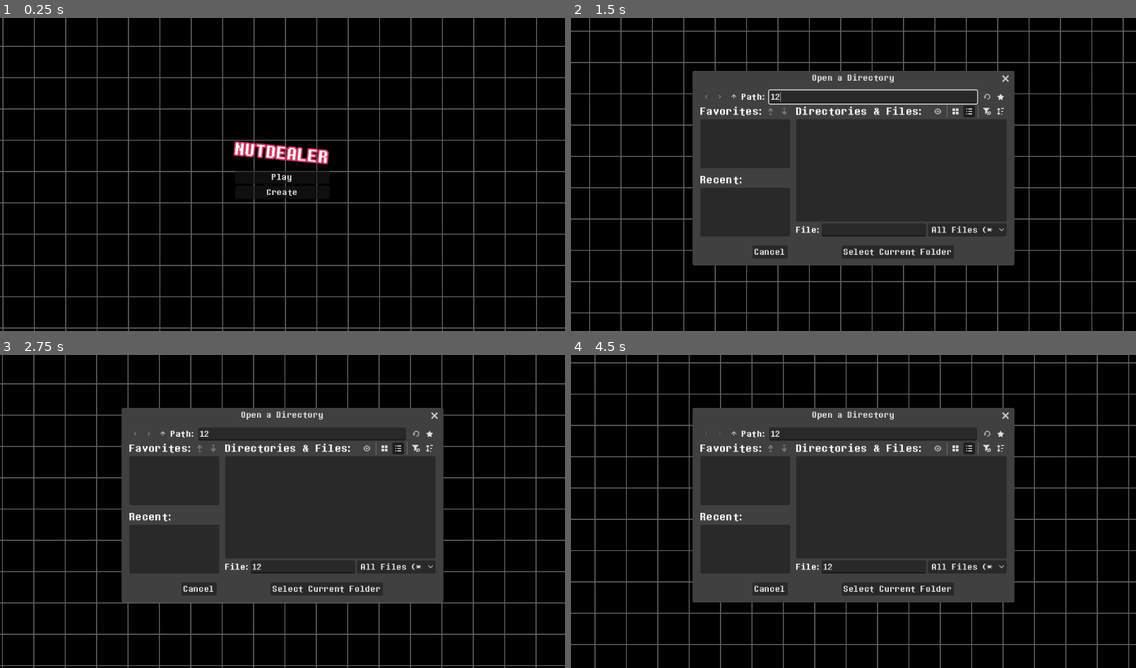
Above: before the commit, frames 1-4 (two rows, left to right).
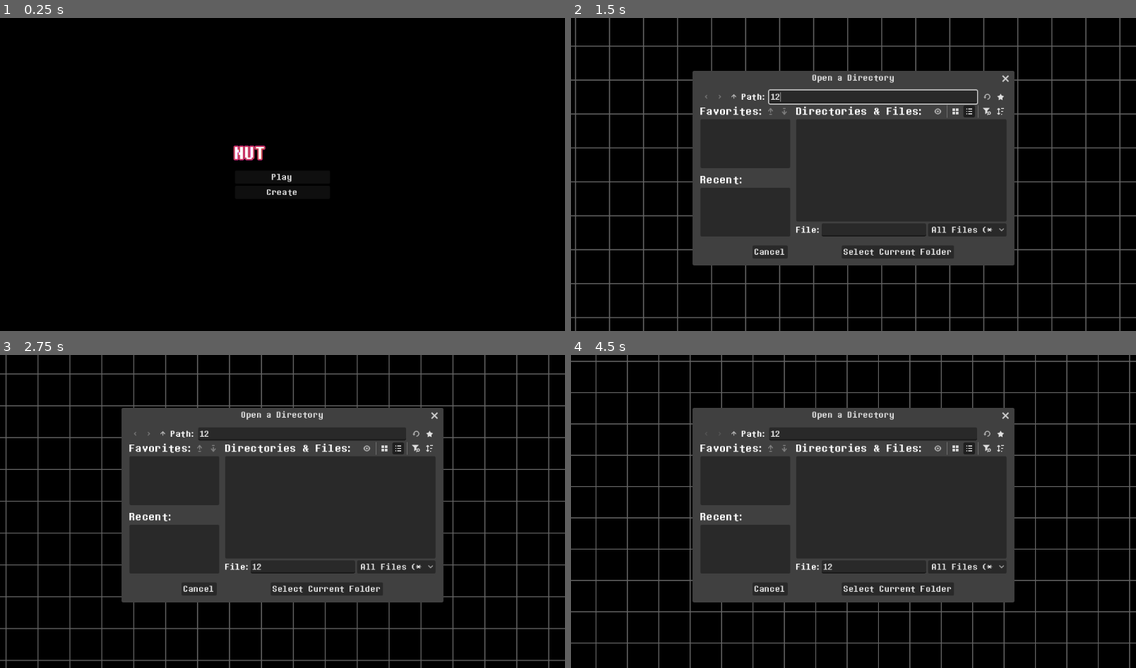
Above: after the commit, the same moments.

Repository: LunarTides/nutdealer
Game: Godot game, scene res://scenes/ui/main_menu.tscn
The game is run twice, just before and just after one commit, with the same random seed, the same clock (stepped at 60 frames per second) and the same inputs. The engine's default icon, where the game draws it, is replaced by a stand-in: a white triangle on a blue panel in a dark square.
Inputs (mouse positions are in pixels of both pictures, inside the frame that each line leads up to):
- Up to frame 1 (0.25 s): no input
- Up to frame 2 (1.5 s): click "Play" at 0.5 s; click (870, 96) at 1.27 s; type "12" at 1.35 s
- Up to frame 3 (2.75 s): click (305, 567) at 1.5 s; type "12" at 1.58 s; click "Play" at 2 s
- Up to frame 4 (4.5 s): click (717, 433) at 2.75 s; click (717, 433) at 3.5 s; click (734, 433) at 4.25 s

The runs differ from the first frame. In frame 1, 8.3% of the frame differs, in the area x 0-100%, y 0-100%; in frame 2, 10%; in frame 3, 10%; in frame 4, 9.2%.

Commit message:
Add opening animation to main menu

Diff:
--- a/scenes/ui/main_menu.gd
+++ b/scenes/ui/main_menu.gd
@@ -1,3 +1,4 @@
+@tool
 extends Control
 
 const CREATOR_DARK_WORLD_UI: PackedScene = preload("uid://cidw2jv7myp3u")
@@ -7,7 +8,15 @@
 
 @export_category("UI Nodes")
 @export var grid: TextureRect
+
+@export var idle_container: CenterContainer
 @export var title_label: Label
+@export var title_label_animation_player: AnimationPlayer
+@export var title_label_pulse: Label
+@export var title_label_pulse_animation_player: AnimationPlayer
+
+@export var intro_container: HBoxContainer
+
 
 var title_pulse_label: Label
 var old_grid_position: Vector2
@@ -16,10 +25,12 @@
 func _ready() -> void:
 	init_grid()
 
+	if not Engine.is_editor_hint():
+		idle_container.hide()
+
 
 # Called every frame. 'delta' is the elapsed time since the previous frame.
 func _process(delta: float) -> void:
-	title_label.offset_transform_rotation += 1 * delta
 	move_grid(delta)
 
 
@@ -43,8 +54,11 @@
 func init_grid() -> void:
 	# Move the grid a little left and make it a little bigger.
 	# This removes any gaps that would give away the illusion of an infinite plane.
-	grid.position += Vector2(-64 * grid_move_repeat_frequency, 0)
-	grid.size = Global.screen_size + Vector2(64 * 4, 64 * 4)
+	var screen_size: Vector2 = Vector2(1152, 640)
+	if not Engine.is_editor_hint():
+		screen_size = Global.screen_size
+
+	grid.size = screen_size + Vector2(64 * 4, 64 * 4)
 	old_grid_position = Vector2.ZERO
 
 func move_grid(delta: float) -> void:
@@ -54,3 +68,15 @@
 	# Move the grid to give an illusion that it's an infinite plane.
 	if grid.position.x >= 0:
 		grid.position = Vector2(-64 * grid_move_repeat_frequency, 0)
+
+
+func _on_animation_player_animation_finished(anim_name: StringName) -> void:
+	if Engine.is_editor_hint():
+		return
+
+	if anim_name == &"intro":
+		title_label_animation_player.play(&"title")
+		title_label_pulse_animation_player.play(&"title_pulse")
+
+		idle_container.show()
+		intro_container.queue_free()
--- a/scenes/ui/main_menu.tscn
+++ b/scenes/ui/main_menu.tscn
@@ -14,6 +14,7 @@
 stacked_outline_2/color = Color(0.79095536, 0.14700526, 0.4996215, 1)
 
 [sub_resource type="Animation" id="Animation_sl1te"]
+resource_name = "RESET"
 length = 0.001
 tracks/0/type = "bezier"
 tracks/0/imported = false
@@ -57,6 +58,17 @@
 tracks/3/keys = {
 "handle_modes": PackedInt32Array(0),
 "points": PackedFloat32Array(1, -0.25, 0, 0.25, 0),
+"times": PackedFloat32Array(0)
+}
+tracks/4/type = "bezier"
+tracks/4/imported = false
+tracks/4/enabled = true
+tracks/4/path = NodePath("../../..:grid_move_speed")
+tracks/4/interp = 1
+tracks/4/loop_wrap = true
+tracks/4/keys = {
+"handle_modes": PackedInt32Array(0),
+"points": PackedFloat32Array(25, -0.25, 0, 0.25, 0),
 "times": PackedFloat32Array(0)
 }
 
@@ -132,7 +144,236 @@
 &"title_pulse": SubResource("Animation_1g8jr")
 }
 
-[node name="MainMenu" type="Control" unique_id=1928361223 node_paths=PackedStringArray("grid", "title_label")]
+[sub_resource type="Animation" id="Animation_x2yvf"]
+resource_name = "RESET"
+length = 0.001
+tracks/0/type = "bezier"
+tracks/0/imported = false
+tracks/0/enabled = true
+tracks/0/path = NodePath(".:offset_transform_rotation")
+tracks/0/interp = 1
+tracks/0/loop_wrap = true
+tracks/0/keys = {
+"handle_modes": PackedInt32Array(0),
+"points": PackedFloat32Array(0, -0.25, 0, 0.25, 0),
+"times": PackedFloat32Array(0)
+}
+tracks/1/type = "bezier"
+tracks/1/imported = false
+tracks/1/enabled = true
+tracks/1/path = NodePath(".:modulate:a")
+tracks/1/interp = 1
+tracks/1/loop_wrap = true
+tracks/1/keys = {
+"handle_modes": PackedInt32Array(0),
+"points": PackedFloat32Array(1, -0.25, 0, 0.25, 0),
+"times": PackedFloat32Array(0)
+}
+tracks/2/type = "bezier"
+tracks/2/imported = false
+tracks/2/enabled = true
+tracks/2/path = NodePath(".:offset_transform_scale:x")
+tracks/2/interp = 1
+tracks/2/loop_wrap = true
+tracks/2/keys = {
+"handle_modes": PackedInt32Array(0),
+"points": PackedFloat32Array(1, -0.25, 0, 0.25, 0),
+"times": PackedFloat32Array(0)
+}
+tracks/3/type = "bezier"
+tracks/3/imported = false
+tracks/3/enabled = true
+tracks/3/path = NodePath(".:offset_transform_scale:y")
+tracks/3/interp = 1
+tracks/3/loop_wrap = true
+tracks/3/keys = {
+"handle_modes": PackedInt32Array(0),
+"points": PackedFloat32Array(1, -0.25, 0, 0.25, 0),
+"times": PackedFloat32Array(0)
+}
+tracks/4/type = "bezier"
+tracks/4/imported = false
+tracks/4/enabled = true
+tracks/4/path = NodePath("../../..:grid_move_speed")
+tracks/4/interp = 1
+tracks/4/loop_wrap = true
+tracks/4/keys = {
+"handle_modes": PackedInt32Array(0),
+"points": PackedFloat32Array(25, -0.25, 0, 0.25, 0),
+"times": PackedFloat32Array(0)
+}
+tracks/5/type = "value"
+tracks/5/imported = false
+tracks/5/enabled = true
+tracks/5/path = NodePath("NUT:modulate")
+tracks/5/interp = 1
+tracks/5/loop_wrap = true
+tracks/5/keys = {
+"times": PackedFloat32Array(0),
+"transitions": PackedFloat32Array(1),
+"update": 0,
+"values": [Color(1, 1, 1, 0)]
+}
+tracks/6/type = "value"
+tracks/6/imported = false
+tracks/6/enabled = true
+tracks/6/path = NodePath("DEA:modulate")
+tracks/6/interp = 1
+tracks/6/loop_wrap = true
+tracks/6/keys = {
+"times": PackedFloat32Array(0),
+"transitions": PackedFloat32Array(1),
+"update": 0,
+"values": [Color(1, 1, 1, 0)]
+}
+tracks/7/type = "value"
+tracks/7/imported = false
+tracks/7/enabled = true
+tracks/7/path = NodePath("LER:modulate")
+tracks/7/interp = 1
+tracks/7/loop_wrap = true
+tracks/7/keys = {
+"times": PackedFloat32Array(0),
+"transitions": PackedFloat32Array(1),
+"update": 0,
+"values": [Color(1, 1, 1, 0)]
+}
+tracks/8/type = "value"
+tracks/8/imported = false
+tracks/8/enabled = true
+tracks/8/path = NodePath("../../../Camera2D:zoom")
+tracks/8/interp = 1
+tracks/8/loop_wrap = true
+tracks/8/keys = {
+"times": PackedFloat32Array(0),
+"transitions": PackedFloat32Array(1),
+"update": 0,
+"values": [Vector2(1, 1)]
+}
+tracks/9/type = "value"
+tracks/9/imported = false
+tracks/9/enabled = true
+tracks/9/path = NodePath("../../../Camera2D:offset")
+tracks/9/interp = 1
+tracks/9/loop_wrap = true
+tracks/9/keys = {
+"times": PackedFloat32Array(0),
+"transitions": PackedFloat32Array(1),
+"update": 0,
+"values": [Vector2(0, 0)]
+}
+tracks/10/type = "value"
+tracks/10/imported = false
+tracks/10/enabled = true
+tracks/10/path = NodePath("../../../Grid:visible")
+tracks/10/interp = 1
+tracks/10/loop_wrap = true
+tracks/10/keys = {
+"times": PackedFloat32Array(0),
+"transitions": PackedFloat32Array(1),
+"update": 1,
+"values": [true]
+}
+
+[sub_resource type="Animation" id="Animation_uhagc"]
+resource_name = "intro"
+length = 4.0
+markers = [{
+"color": Color(1, 1, 1, 1),
+"name": &"bang",
+"time": 1.2
+}]
+tracks/0/type = "bezier"
+tracks/0/imported = false
+tracks/0/enabled = true
+tracks/0/path = NodePath("../../..:grid_move_speed")
+tracks/0/interp = 1
+tracks/0/loop_wrap = true
+tracks/0/keys = {
+"handle_modes": PackedInt32Array(0, 0, 0, 0),
+"points": PackedFloat32Array(25, -1.9, 0.92679214, 0, 0, 25, -1.9, 0.92679214, 0, 0, 500, -0.25, 0, 1.7666667, -1.320816, 25, -1.9, 0.92679214, 0, 0),
+"times": PackedFloat32Array(0, 1.19, 1.2, 4)
+}
+tracks/1/type = "value"
+tracks/1/imported = false
+tracks/1/enabled = true
+tracks/1/path = NodePath("NUT:modulate")
+tracks/1/interp = 1
+tracks/1/loop_wrap = true
+tracks/1/keys = {
+"times": PackedFloat32Array(0),
+"transitions": PackedFloat32Array(1),
+"update": 0,
+"values": [Color(1, 1, 1, 1)]
+}
+tracks/2/type = "value"
+tracks/2/imported = false
+tracks/2/enabled = true
+tracks/2/path = NodePath("DEA:modulate")
+tracks/2/interp = 1
+tracks/2/loop_wrap = true
+tracks/2/keys = {
+"times": PackedFloat32Array(0, 0.59, 0.6),
+"transitions": PackedFloat32Array(1, 1, 1),
+"update": 0,
+"values": [Color(1, 1, 1, 0), Color(1, 1, 1, 0), Color(1, 1, 1, 1)]
+}
+tracks/3/type = "value"
+tracks/3/imported = false
+tracks/3/enabled = true
+tracks/3/path = NodePath("LER:modulate")
+tracks/3/interp = 1
+tracks/3/loop_wrap = true
+tracks/3/keys = {
+"times": PackedFloat32Array(0, 1.19, 1.2),
+"transitions": PackedFloat32Array(1, 1, 1),
+"update": 0,
+"values": [Color(1, 1, 1, 0), Color(1, 1, 1, 0), Color(1, 1, 1, 1)]
+}
+tracks/4/type = "value"
+tracks/4/imported = false
+tracks/4/enabled = true
+tracks/4/path = NodePath("../../../Camera2D:zoom")
+tracks/4/interp = 1
+tracks/4/loop_wrap = true
+tracks/4/keys = {
+"times": PackedFloat32Array(1.19, 1.2, 3.0666666),
+"transitions": PackedFloat32Array(1, 1, 1),
+"update": 0,
+"values": [Vector2(1, 1), Vector2(1.1, 1.1), Vector2(1, 1)]
+}
+tracks/5/type = "value"
+tracks/5/imported = false
+tracks/5/enabled = true
+tracks/5/path = NodePath("../../../Camera2D:offset")
+tracks/5/interp = 1
+tracks/5/loop_wrap = true
+tracks/5/keys = {
+"times": PackedFloat32Array(0, 1.19, 1.2, 3.0666666),
+"transitions": PackedFloat32Array(1, 1, 1, 1),
+"update": 0,
+"values": [Vector2(0, 0), Vector2(0, 0), Vector2(50, 30), Vector2(0, 0)]
+}
+tracks/6/type = "value"
+tracks/6/imported = false
+tracks/6/enabled = true
+tracks/6/path = NodePath("../../../Grid:visible")
+tracks/6/interp = 1
+tracks/6/loop_wrap = true
+tracks/6/keys = {
+"times": PackedFloat32Array(0, 1.2),
+"transitions": PackedFloat32Array(1, 1),
+"update": 1,
+"values": [false, true]
+}
+
+[sub_resource type="AnimationLibrary" id="AnimationLibrary_btxxm"]
+_data = {
+&"RESET": SubResource("Animation_x2yvf"),
+&"intro": SubResource("Animation_uhagc")
+}
+
+[node name="MainMenu" type="Control" unique_id=1928361223 node_paths=PackedStringArray("grid", "idle_container", "title_label", "title_label_animation_player", "title_label_pulse", "title_label_pulse_animation_player", "intro_container")]
 process_mode = 3
 layout_mode = 3
 anchors_preset = 15
@@ -143,7 +384,12 @@
 script = ExtResource("1_sl1te")
 grid_move_speed = 25.0
 grid = NodePath("Grid")
-title_label = NodePath("VBoxContainer/CenterContainer/TitleLabel")
+idle_container = NodePath("VBoxContainer/TitleContainer/Idle")
+title_label = NodePath("VBoxContainer/TitleContainer/Idle/TitleLabel")
+title_label_animation_player = NodePath("VBoxContainer/TitleContainer/Idle/TitleLabel/AnimationPlayer")
+title_label_pulse = NodePath("VBoxContainer/TitleContainer/Idle/TitleLabelPulse")
+title_label_pulse_animation_player = NodePath("VBoxContainer/TitleContainer/Idle/TitleLabelPulse/AnimationPlayer")
+intro_container = NodePath("VBoxContainer/TitleContainer/Intro")
 
 [node name="VBoxContainer" type="VBoxContainer" parent="." unique_id=1173272385]
 layout_mode = 1
@@ -159,10 +405,13 @@
 grow_horizontal = 2
 grow_vertical = 2
 
-[node name="CenterContainer" type="CenterContainer" parent="VBoxContainer" unique_id=1048597449]
-layout_mode = 2
-
-[node name="TitleLabel" type="Label" parent="VBoxContainer/CenterContainer" unique_id=564738312]
+[node name="TitleContainer" type="CenterContainer" parent="VBoxContainer" unique_id=1048597449]
+layout_mode = 2
+
+[node name="Idle" type="CenterContainer" parent="VBoxContainer/TitleContainer" unique_id=297403676]
+layout_mode = 2
+
+[node name="TitleLabel" type="Label" parent="VBoxContainer/TitleContainer/Idle" unique_id=1360776210]
 z_index = 1
 layout_mode = 2
 size_flags_horizontal = 4
@@ -171,11 +420,10 @@
 text = "NUTDEALER"
 label_settings = SubResource("LabelSettings_hakx0")
 
-[node name="AnimationPlayer" type="AnimationPlayer" parent="VBoxContainer/CenterContainer/TitleLabel" unique_id=883555695]
+[node name="AnimationPlayer" type="AnimationPlayer" parent="VBoxContainer/TitleContainer/Idle/TitleLabel" unique_id=976219497]
 libraries/ = SubResource("AnimationLibrary_1g8jr")
-autoplay = &"title"
-
-[node name="TitleLabelPulse" type="Label" parent="VBoxContainer/CenterContainer" unique_id=1481971674]
+
+[node name="TitleLabelPulse" type="Label" parent="VBoxContainer/TitleContainer/Idle" unique_id=1491289484]
 z_index = 1
 layout_mode = 2
 size_flags_horizontal = 4
@@ -184,9 +432,46 @@
 text = "NUTDEALER"
 label_settings = SubResource("LabelSettings_hakx0")
 
-[node name="AnimationPlayer" type="AnimationPlayer" parent="VBoxContainer/CenterContainer/TitleLabelPulse" unique_id=1518826945]
+[node name="AnimationPlayer" type="AnimationPlayer" parent="VBoxContainer/TitleContainer/Idle/TitleLabelPulse" unique_id=1654637971]
 libraries/ = SubResource("AnimationLibrary_1g8jr")
-autoplay = &"title_pulse"
+
+[node name="Intro" type="HBoxContainer" parent="VBoxContainer/TitleContainer" unique_id=1855851159]
+layout_mode = 2
+theme_override_constants/separation = 1
+
+[node name="NUT" type="Label" parent="VBoxContainer/TitleContainer/Intro" unique_id=564738312]
+modulate = Color(1, 1, 1, 0)
+z_index = 1
+layout_mode = 2
+size_flags_horizontal = 4
+offset_transform_enabled = true
+offset_transform_position = Vector2(0, -12)
+text = "NUT"
+label_settings = SubResource("LabelSettings_hakx0")
+
+[node name="DEA" type="Label" parent="VBoxContainer/TitleContainer/Intro" unique_id=1481971674]
+modulate = Color(1, 1, 1, 0)
+z_index = 1
+layout_mode = 2
+size_flags_horizontal = 4
+offset_transform_enabled = true
+offset_transform_position = Vector2(0, -12)
+text = "DEA"
+label_settings = SubResource("LabelSettings_hakx0")
+
+[node name="LER" type="Label" parent="VBoxContainer/TitleContainer/Intro" unique_id=1436248246]
+modulate = Color(1, 1, 1, 0)
+z_index = 1
+layout_mode = 2
+size_flags_horizontal = 4
+offset_transform_enabled = true
+offset_transform_position = Vector2(0, -12)
+text = "LER"
+label_settings = SubResource("LabelSettings_hakx0")
+
+[node name="AnimationPlayer" type="AnimationPlayer" parent="VBoxContainer/TitleContainer/Intro" unique_id=1600900045]
+libraries/ = SubResource("AnimationLibrary_btxxm")
+autoplay = &"intro"
 
 [node name="PlayButton" type="Button" parent="VBoxContainer" unique_id=584903432]
 layout_mode = 2
@@ -200,11 +485,21 @@
 modulate = Color(0.38851848, 0.38851848, 0.38851845, 1)
 z_index = -10
 layout_mode = 0
-offset_right = 40.0
-offset_bottom = 40.0
+offset_left = -194.07031
+offset_top = -61.929344
+offset_right = 1213.9297
+offset_bottom = 834.0707
 mouse_filter = 2
 texture = ExtResource("2_fe2o3")
 stretch_mode = 1
 
+[node name="Camera2D" type="Camera2D" parent="." unique_id=879311090]
+limit_left = 0
+limit_top = 0
+limit_right = 1152
+limit_bottom = 640
+
+[connection signal="animation_finished" from="VBoxContainer/TitleContainer/Idle/TitleLabel/AnimationPlayer" to="." method="_on_animation_player_animation_finished"]
+[connection signal="animation_finished" from="VBoxContainer/TitleContainer/Intro/AnimationPlayer" to="." method="_on_animation_player_animation_finished"]
 [connection signal="pressed" from="VBoxContainer/PlayButton" to="." method="_on_play_button_pressed"]
 [connection signal="pressed" from="VBoxContainer/CreateButton" to="." method="_on_create_button_pressed"]
